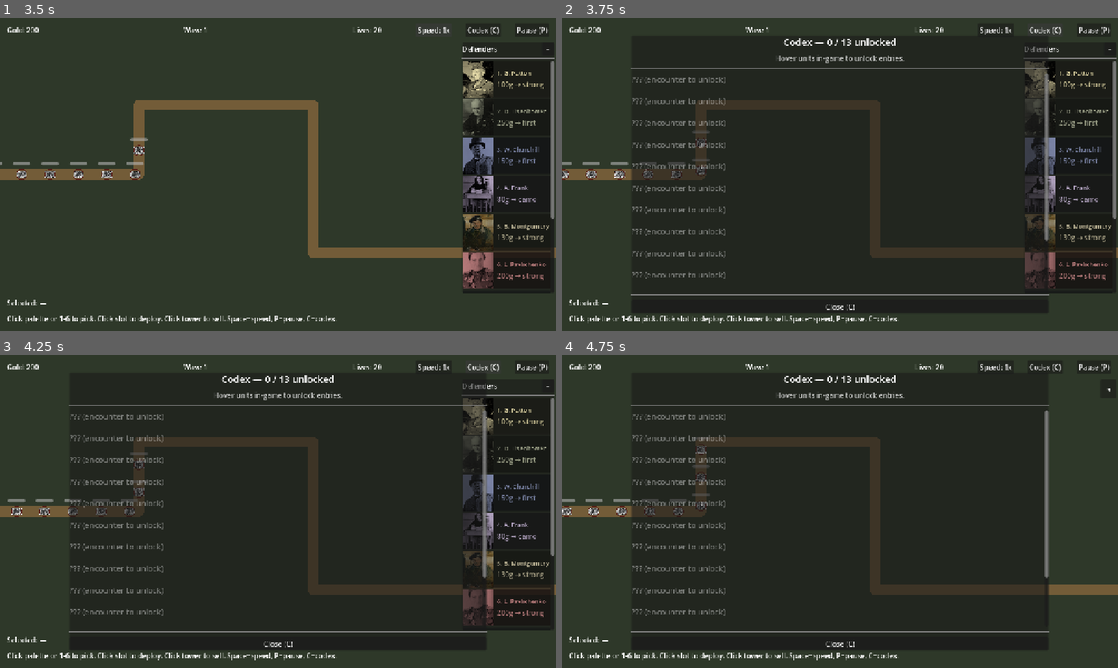
Above: before the commit, frames 1-4 (two rows, left to right).
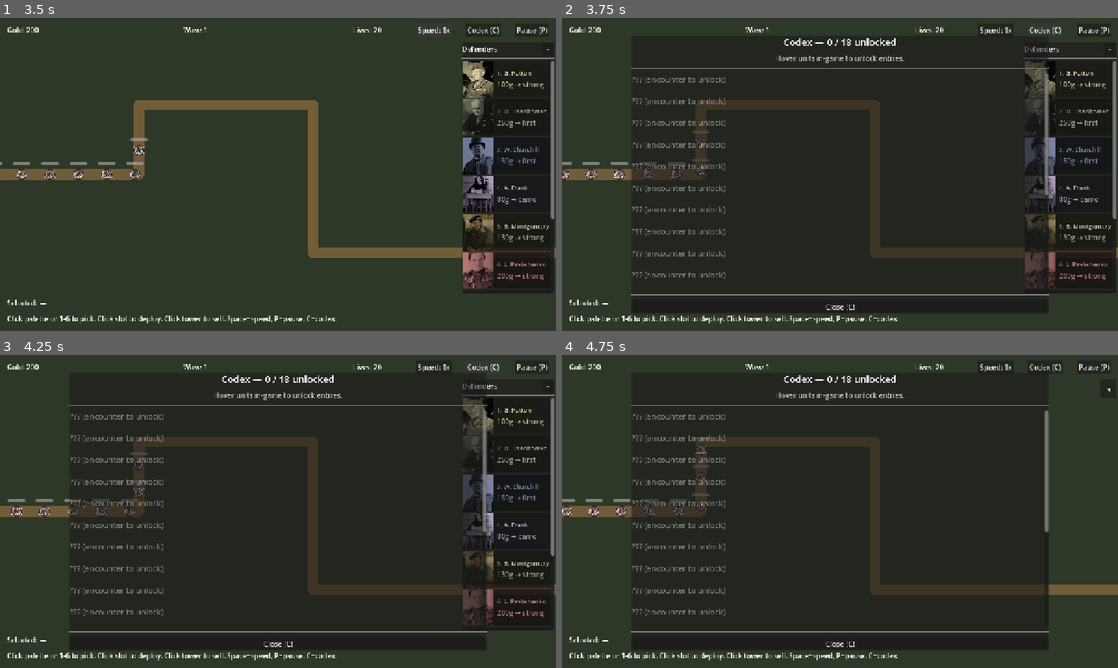
Above: after the commit, the same moments.

Repository: Josh-Buck/wwii-td
Game: Godot game, scene res://scenes/main/Main.tscn
The game is run twice, just before and just after one commit, with the same random seed, the same clock (stepped at 60 frames per second) and the same inputs.
Inputs:
- Up to frame 1 (3.5 s): click "Start Wave 1 ▶" at 0.5 s; click "Speed: 1x" at 1.25 s; click "Speed: 2x" at 2 s; click "Speed: 4x" at 2.75 s
- Up to frame 2 (3.75 s): click "Codex (C)" at 3.5 s
- Up to frame 3 (4.25 s): no input
- Up to frame 4 (4.75 s): click "−" at 4.25 s

Frame 1 is identical in both runs. In frame 2, 0.1% of the frame differs, in the area x 51-88%, y 6-72%; in frame 3, 0.1%; in frame 4, 0.1%.

Commit message:
M2: v1+ boss roster - Eichmann, Heydrich, Mengele, Himmler, Tojo (waves 11-15)

Diff:
--- a/autoload/EventBus.gd
+++ b/autoload/EventBus.gd
@@ -13,6 +13,7 @@
 signal enemy_reached_end(enemy: Node)
 signal enemy_hovered(enemy: Node)
 signal enemy_unhovered(enemy: Node)
+signal boss_escaped(boss: Node, boss_id: StringName)  ## Mengele escape mechanic
 
 # Towers
 signal tower_placed(tower: Node)
--- /dev/null
+++ b/data/codex/eichmann.tres
@@ -0,0 +1,14 @@
+[gd_resource type="Resource" script_class="CodexEntry" load_steps=2 format=3]
+
+[ext_resource type="Script" path="res://scripts/resources/codex_entry.gd" id="1"]
+
+[resource]
+script = ExtResource("1")
+id = &"eichmann"
+title = "Adolf Eichmann (1906-1962)"
+body = "Born in Solingen, Rhineland. Joined the Austrian NSDAP in 1932 and the SS the following year. From 1939 he headed the Reichssicherheitshauptamt's Department IV-B-4, which planned and coordinated the deportation of Jews to ghettos and extermination camps. The 20 January 1942 Wannsee Conference, at which Heydrich formally launched the Final Solution, was administered through Eichmann's office.
+
+After Germany's defeat he escaped through ratlines to Argentina, where he lived under the name Ricardo Klement until 11 May 1960, when Mossad agents abducted him from a Buenos Aires bus stop. Smuggled to Israel, he was tried in Jerusalem in 1961-62 on fifteen charges including crimes against the Jewish people and crimes against humanity, convicted, and hanged on 1 June 1962 at Ramla Prison.
+
+Hannah Arendt's book Eichmann in Jerusalem (1963) coined the phrase \"banality of evil\" to describe his bureaucratic ordinariness on the witness stand."
+sources = "Sources: Yad Vashem, USHMM, Eichmann Trial transcripts (Israel State Archives), Eichmann in Jerusalem (Hannah Arendt, 1963)."
--- /dev/null
+++ b/data/codex/heydrich.tres
@@ -0,0 +1,14 @@
+[gd_resource type="Resource" script_class="CodexEntry" load_steps=2 format=3]
+
+[ext_resource type="Script" path="res://scripts/resources/codex_entry.gd" id="1"]
+
+[resource]
+script = ExtResource("1")
+id = &"heydrich"
+title = "Reinhard Heydrich (1904-1942)"
+body = "Born in Halle, Saxony. Joined the SS in 1931 after being dismissed from the German Navy. Architect of the Sicherheitsdienst (SD) intelligence service and one of the principal designers of Nazi Germany's repression apparatus. He chaired the 20 January 1942 Wannsee Conference that codified the Final Solution as a coordinated state programme.
+
+Appointed Reich Protector of Bohemia and Moravia in September 1941, his brutal pacification of the Czech population earned him the nickname \"the Butcher of Prague\". On 27 May 1942, two SOE-trained Czechoslovak agents — Jozef Gabčík and Jan Kubiš — attacked his car in Prague (Operation Anthropoid). Heydrich died of his wounds on 4 June 1942.
+
+In reprisal, the SS razed the village of Lidice on 10 June 1942: 173 men were shot, the women and most children were sent to camps, and the village was demolished. Lidice was rebuilt after the war and remains a memorial."
+sources = "Sources: USHMM, Imperial War Museum (SOE Anthropoid archives), The Killing of SS Obergruppenführer Reinhard Heydrich (Callum MacDonald, 1989), Lidice Memorial."
--- /dev/null
+++ b/data/codex/himmler.tres
@@ -0,0 +1,14 @@
+[gd_resource type="Resource" script_class="CodexEntry" load_steps=2 format=3]
+
+[ext_resource type="Script" path="res://scripts/resources/codex_entry.gd" id="1"]
+
+[resource]
+script = ExtResource("1")
+id = &"himmler"
+title = "Heinrich Himmler (1900-1945)"
+body = "Born in Munich. Reichsführer-SS from 1929, he transformed the Schutzstaffel from Hitler's bodyguard unit into the Reich's principal instrument of terror, comprising the General SS, the Waffen-SS combat formations, the Sicherheitsdienst, the Gestapo, and the entire concentration- and extermination-camp system. He also held the post of Chief of the German Police from 1936.
+
+The Holocaust was administered through his apparatus. He personally ordered, oversaw, or signed off on the Einsatzgruppen mass-shooting campaigns in Eastern Europe (an estimated 1.5 to 2 million murders by mid-1942), the construction and operation of the death camps at Bełżec, Sobibór, Treblinka, and Auschwitz-Birkenau, and the broader extermination of European Jews, Roma, Soviet POWs, and political prisoners.
+
+In April 1945, anticipating defeat, he attempted to negotiate a separate peace with the Western Allies through Folke Bernadotte. Hitler stripped him of all positions on hearing this. Captured by British forces near Bremervörde on 21 May 1945, he committed suicide by cyanide on 23 May 1945 before he could be interrogated."
+sources = "Sources: USHMM, Yad Vashem, Bundesarchiv-Militärarchiv, Himmler: A Life (Peter Longerich, 2008)."
--- /dev/null
+++ b/data/codex/mengele.tres
@@ -0,0 +1,16 @@
+[gd_resource type="Resource" script_class="CodexEntry" load_steps=2 format=3]
+
+[ext_resource type="Script" path="res://scripts/resources/codex_entry.gd" id="1"]
+
+[resource]
+script = ExtResource("1")
+id = &"mengele"
+title = "Josef Mengele (1911-1979)"
+body = "Born in Günzburg, Bavaria. Joined the NSDAP and the SS in the early 1930s; obtained doctorates in anthropology and medicine. Assigned to Auschwitz-Birkenau on 30 May 1943, where he served as one of approximately thirty SS doctors performing \"selection\" on the camp ramp — choosing which arrivals would die immediately in the gas chambers and which would be enslaved as forced labour.
+
+His \"experiments\" on prisoners — particularly on twins, dwarves, and people with heritable disorders — caused the deaths of an unknown number of victims and were medically worthless. His name became synonymous with sadism even among other camp doctors.
+
+After the war, Mengele evaded capture by hiding in Bavaria, then fleeing through ratlines to Argentina (1949), Paraguay (1959), and Brazil (1960). Despite Israeli, German, and West German efforts to find him, he was never apprehended. He died of a stroke while swimming at Bertioga, Brazil, on 7 February 1979. His remains were identified by DNA analysis in 1992.
+
+His historical escape is reflected in this game's mechanic: if Mengele reaches the end of the path, he disappears. The codex preserves the record."
+sources = "Sources: Yad Vashem, USHMM (Mengele dossier), Simon Wiesenthal Center, Mengele: The Complete Story (Posner & Ware, 1986)."
--- /dev/null
+++ b/data/codex/tojo.tres
@@ -0,0 +1,14 @@
+[gd_resource type="Resource" script_class="CodexEntry" load_steps=2 format=3]
+
+[ext_resource type="Script" path="res://scripts/resources/codex_entry.gd" id="1"]
+
+[resource]
+script = ExtResource("1")
+id = &"tojo"
+title = "Hideki Tojo (1884-1948)"
+body = "Born in Tokyo. Career officer in the Imperial Japanese Army; chief of staff of the Kwantung Army from 1937, where he was implicated in the early actions of Japan's expansion into Manchuria and the Second Sino-Japanese War. Appointed Army Minister in July 1940 and Prime Minister on 17 October 1941.
+
+Tojo's government authorized the December 1941 attacks on Pearl Harbor and across the British and Dutch Pacific colonies, opening the Pacific War. As Prime Minister and concurrent Army Minister, he held wartime authority over the conduct of operations and the policies governing occupied territories — including the brutal regime of forced labour, the \"comfort women\" system, and the treatment of Allied POWs. He was forced to resign on 18 July 1944 after the loss of Saipan made the home islands' bombing campaign inevitable.
+
+Arrested by U.S. forces on 11 September 1945 (he attempted suicide by gunshot but survived). Tried by the International Military Tribunal for the Far East — the Tokyo Trial — convicted on multiple counts including waging aggressive war and crimes against humanity in Manchuria and China, and hanged at Sugamo Prison on 23 December 1948."
+sources = "Sources: International Military Tribunal for the Far East transcripts, USHMM (Pacific theatre archives), Tojo: The Last Banzai (Courtney Browne, 1967)."
--- /dev/null
+++ b/data/enemies/eichmann.tres
@@ -0,0 +1,23 @@
+[gd_resource type="Resource" script_class="EnemyStats" load_steps=2 format=3]
+
+[ext_resource type="Script" path="res://scripts/resources/enemy_stats.gd" id="1"]
+
+[resource]
+script = ExtResource("1")
+id = &"eichmann"
+display_name = "Adolf Eichmann"
+color = Color(0.30, 0.30, 0.34, 1)
+radius = 22.0
+max_hp = 500.0
+speed = 60.0
+armor = 0.3
+flags = 5
+lives_lost_on_leak = 7
+regen_per_sec = 0.0
+is_boss = true
+summon_interval = 5.0
+summon_enemy_id = &"wehrmacht_infantry"
+kill_reward = 80
+bond_reward = 0
+tooltip_lore = "Adolf Eichmann — SS-Obersturmbannführer; logistical architect of the deportations to the camps. Calls in transports while alive."
+codex_id = &"eichmann"
--- /dev/null
+++ b/data/enemies/heydrich.tres
@@ -0,0 +1,21 @@
+[gd_resource type="Resource" script_class="EnemyStats" load_steps=2 format=3]
+
+[ext_resource type="Script" path="res://scripts/resources/enemy_stats.gd" id="1"]
+
+[resource]
+script = ExtResource("1")
+id = &"heydrich"
+display_name = "Reinhard Heydrich"
+color = Color(0.16, 0.16, 0.18, 1)
+radius = 22.0
+max_hp = 600.0
+speed = 100.0
+armor = 0.3
+flags = 5
+lives_lost_on_leak = 8
+regen_per_sec = 0.0
+is_boss = true
+kill_reward = 90
+bond_reward = 0
+tooltip_lore = "Reinhard Heydrich — \"the Butcher of Prague\". The fastest boss; assassinated in 1942 by the Czech and Slovak resistance (Operation Anthropoid)."
+codex_id = &"heydrich"
--- /dev/null
+++ b/data/enemies/himmler.tres
@@ -0,0 +1,23 @@
+[gd_resource type="Resource" script_class="EnemyStats" load_steps=2 format=3]
+
+[ext_resource type="Script" path="res://scripts/resources/enemy_stats.gd" id="1"]
+
+[resource]
+script = ExtResource("1")
+id = &"himmler"
+display_name = "Heinrich Himmler"
+color = Color(0.20, 0.22, 0.25, 1)
+radius = 22.0
+max_hp = 800.0
+speed = 55.0
+armor = 0.5
+flags = 5
+lives_lost_on_leak = 9
+regen_per_sec = 0.0
+is_boss = true
+summon_interval = 8.0
+summon_enemy_id = &"wehrmacht_infantry"
+kill_reward = 100
+bond_reward = 0
+tooltip_lore = "Heinrich Himmler — Reichsführer-SS; head of the entire Nazi terror apparatus. Surrounded by SS bodyguards (regular spawn)."
+codex_id = &"himmler"
--- /dev/null
+++ b/data/enemies/mengele.tres
@@ -0,0 +1,22 @@
+[gd_resource type="Resource" script_class="EnemyStats" load_steps=2 format=3]
+
+[ext_resource type="Script" path="res://scripts/resources/enemy_stats.gd" id="1"]
+
+[resource]
+script = ExtResource("1")
+id = &"mengele"
+display_name = "Josef Mengele"
+color = Color(0.55, 0.55, 0.55, 1)
+radius = 22.0
+max_hp = 1200.0
+speed = 75.0
+armor = 0.4
+flags = 5
+lives_lost_on_leak = 0
+regen_per_sec = 12.0
+is_boss = true
+escapes_at_path_end = true
+kill_reward = 200
+bond_reward = 0
+tooltip_lore = "Josef Mengele — Auschwitz camp doctor. Heals while moving. If he reaches the end of the path he ESCAPES, mirroring his historical evasion of justice in South America."
+codex_id = &"mengele"
--- /dev/null
+++ b/data/enemies/tojo.tres
@@ -0,0 +1,23 @@
+[gd_resource type="Resource" script_class="EnemyStats" load_steps=2 format=3]
+
+[ext_resource type="Script" path="res://scripts/resources/enemy_stats.gd" id="1"]
+
+[resource]
+script = ExtResource("1")
+id = &"tojo"
+display_name = "Hideki Tojo"
+color = Color(0.45, 0.50, 0.30, 1)
+radius = 24.0
+max_hp = 1000.0
+speed = 65.0
+armor = 0.3
+flags = 5
+lives_lost_on_leak = 10
+regen_per_sec = 0.0
+is_boss = true
+summon_interval = 6.0
+summon_enemy_id = &"stuka"
+kill_reward = 120
+bond_reward = 0
+tooltip_lore = "Hideki Tojo — Prime Minister of Imperial Japan, 1941-1944. Calls in Stuka air support; final boss."
+codex_id = &"tojo"
--- a/data/waves/m0.json
+++ b/data/waves/m0.json
@@ -63,5 +63,54 @@
       {"enemy": "stuka", "count": 4, "interval": 2.0, "delay": 12.0},
       {"enemy": "wehrmacht_infantry", "count": 12, "interval": 0.3, "delay": 18.0}
     ]
+  },
+  {
+    "wave": 10,
+    "spawns": [
+      {"enemy": "panzer_iii", "count": 8, "interval": 0.8},
+      {"enemy": "stuka", "count": 6, "interval": 1.0, "delay": 4.0},
+      {"enemy": "wehrmacht_infantry", "count": 16, "interval": 0.4, "delay": 6.0}
+    ]
+  },
+  {
+    "wave": 11,
+    "spawns": [
+      {"enemy": "wehrmacht_infantry", "count": 6, "interval": 0.5},
+      {"enemy": "eichmann", "count": 1, "delay": 4.0},
+      {"enemy": "panzer_iii", "count": 4, "interval": 1.5, "delay": 8.0}
+    ]
+  },
+  {
+    "wave": 12,
+    "spawns": [
+      {"enemy": "stuka", "count": 6, "interval": 0.8},
+      {"enemy": "heydrich", "count": 1, "delay": 5.0},
+      {"enemy": "wehrmacht_infantry", "count": 14, "interval": 0.3, "delay": 8.0}
+    ]
+  },
+  {
+    "wave": 13,
+    "spawns": [
+      {"enemy": "wehrmacht_infantry", "count": 8, "interval": 0.4},
+      {"enemy": "mengele", "count": 1, "delay": 6.0},
+      {"enemy": "panzer_iii", "count": 6, "interval": 1.0, "delay": 10.0}
+    ]
+  },
+  {
+    "wave": 14,
+    "spawns": [
+      {"enemy": "panzer_iii", "count": 10, "interval": 0.7},
+      {"enemy": "himmler", "count": 1, "delay": 6.0},
+      {"enemy": "stuka", "count": 6, "interval": 1.2, "delay": 12.0}
+    ]
+  },
+  {
+    "wave": 15,
+    "spawns": [
+      {"enemy": "wehrmacht_infantry", "count": 14, "interval": 0.3},
+      {"enemy": "stuka", "count": 8, "interval": 1.0, "delay": 3.0},
+      {"enemy": "tojo", "count": 1, "delay": 8.0},
+      {"enemy": "panzer_iii", "count": 8, "interval": 0.8, "delay": 14.0}
+    ]
   }
 ]
--- a/scenes/enemies/Enemy.gd
+++ b/scenes/enemies/Enemy.gd
@@ -8,6 +8,7 @@
 var _slow_factor: float = 1.0
 var _slow_until: float = 0.0
 var _slow_active_prev: bool = false
+var _summon_timer: Timer = null
 
 @onready var hitbox: Area2D = $Hitbox
 @onready var hitbox_collision: CollisionShape2D = $Hitbox/CollisionShape2D
@@ -33,7 +34,29 @@
 		hitbox.input_pickable = true
 		hitbox.mouse_entered.connect(_on_hover_entered)
 		hitbox.mouse_exited.connect(_on_hover_exited)
+	# Boss reinforcement summons (e.g., Eichmann's transports, Tojo's air support).
+	if stats.summon_interval > 0.0 and stats.summon_enemy_id != &"":
+		_summon_timer = Timer.new()
+		_summon_timer.process_mode = Node.PROCESS_MODE_PAUSABLE
+		_summon_timer.wait_time = stats.summon_interval
+		_summon_timer.one_shot = false
+		_summon_timer.timeout.connect(_on_summon_tick)
+		add_child(_summon_timer)
+		_summon_timer.start()
 	queue_redraw()
+
+func _on_summon_tick() -> void:
+	if dead:
+		return
+	var tree := get_tree()
+	if tree == null:
+		return
+	var wd_nodes := tree.get_nodes_in_group("wave_director")
+	if wd_nodes.is_empty():
+		return
+	var wd = wd_nodes[0]
+	if wd.has_method("spawn_enemy_external"):
+		wd.spawn_enemy_external(stats.summon_enemy_id)
 
 func _on_hover_entered() -> void:
 	if not dead:
@@ -90,6 +113,12 @@
 
 func _reach_end() -> void:
 	dead = true
+	if stats.escapes_at_path_end:
+		# Mengele-style escape: no life loss, but the boss vanishes and a
+		# narrative beat fires. Codex entry covers his historical evasion.
+		EventBus.boss_escaped.emit(self, stats.id)
+		queue_free()
+		return
 	for _i in stats.lives_lost_on_leak:
 		EventBus.enemy_reached_end.emit(self)
 	queue_free()
--- a/scenes/map/Map.gd
+++ b/scenes/map/Map.gd
@@ -54,6 +54,11 @@
 			&"panzer_iii": load("res://data/enemies/panzer_iii.tres"),
 			&"stuka": load("res://data/enemies/stuka.tres"),
 			&"rommel": load("res://data/enemies/rommel.tres"),
+			&"eichmann": load("res://data/enemies/eichmann.tres"),
+			&"heydrich": load("res://data/enemies/heydrich.tres"),
+			&"mengele": load("res://data/enemies/mengele.tres"),
+			&"himmler": load("res://data/enemies/himmler.tres"),
+			&"tojo": load("res://data/enemies/tojo.tres"),
 		}
 	if available_bonds.is_empty():
 		available_bonds = [
--- a/scenes/map/maps/m0_field.tscn
+++ b/scenes/map/maps/m0_field.tscn
@@ -19,6 +19,11 @@
 [ext_resource type="Resource" path="res://data/towers/fdr.tres" id="17_fdr"]
 [ext_resource type="Resource" path="res://data/towers/bletchley.tres" id="18_bletchley"]
 [ext_resource type="Resource" path="res://data/towers/airborne_101.tres" id="19_airborne"]
+[ext_resource type="Resource" path="res://data/enemies/eichmann.tres" id="20_eich"]
+[ext_resource type="Resource" path="res://data/enemies/heydrich.tres" id="21_heyd"]
+[ext_resource type="Resource" path="res://data/enemies/mengele.tres" id="22_meng"]
+[ext_resource type="Resource" path="res://data/enemies/himmler.tres" id="23_himm"]
+[ext_resource type="Resource" path="res://data/enemies/tojo.tres" id="24_tojo"]
 
 [sub_resource type="Curve2D" id="curve"]
 _data = {
@@ -36,7 +41,12 @@
 &"wehrmacht_infantry": ExtResource("8_wm"),
 &"panzer_iii": ExtResource("12_panzer"),
 &"stuka": ExtResource("13_stuka"),
-&"rommel": ExtResource("16_rommel")
+&"rommel": ExtResource("16_rommel"),
+&"eichmann": ExtResource("20_eich"),
+&"heydrich": ExtResource("21_heyd"),
+&"mengele": ExtResource("22_meng"),
+&"himmler": ExtResource("23_himm"),
+&"tojo": ExtResource("24_tojo")
 }
 tower_scene = ExtResource("4_tower")
 enemy_scene = ExtResource("5_enemy")
--- a/scenes/ui/HUD.gd
+++ b/scenes/ui/HUD.gd
@@ -83,6 +83,11 @@
 	"res://data/codex/panzer_iii.tres",
 	"res://data/codex/stuka.tres",
 	"res://data/codex/rommel.tres",
+	"res://data/codex/eichmann.tres",
+	"res://data/codex/heydrich.tres",
+	"res://data/codex/mengele.tres",
+	"res://data/codex/himmler.tres",
+	"res://data/codex/tojo.tres",
 ]
 
 var _selected_tower: Node = null
--- a/scripts/resources/enemy_stats.gd
+++ b/scripts/resources/enemy_stats.gd
@@ -15,6 +15,9 @@
 @export var lives_lost_on_leak: int = 1
 @export var regen_per_sec: float = 0.0  ## boss/elite trait; 0 = no regen
 @export var is_boss: bool = false  ## drives larger visual + boss markers
+@export var escapes_at_path_end: bool = false  ## true → no life loss on leak (Mengele)
+@export var summon_interval: float = 0.0   ## seconds between reinforcement spawns; 0 = none
+@export var summon_enemy_id: StringName = &""  ## enemy id to summon
 
 @export_group("Rewards")
 @export var kill_reward: int = 5
--- a/scripts/systems/WaveDirector.gd
+++ b/scripts/systems/WaveDirector.gd
@@ -104,6 +104,10 @@
 	_spawning_active = false
 	_check_wave_end()
 
+func spawn_enemy_external(enemy_id: StringName) -> void:
+	# Allows boss minions / scripted spawns to reuse the same instantiation path.
+	_spawn_enemy(enemy_id)
+
 func _spawn_enemy(enemy_id: StringName) -> void:
 	if enemy_scene == null:
 		push_error("WaveDirector.enemy_scene not set")
Not shown: 1 places in scenes/map/maps/m0_field.tscn that only renumber resources
